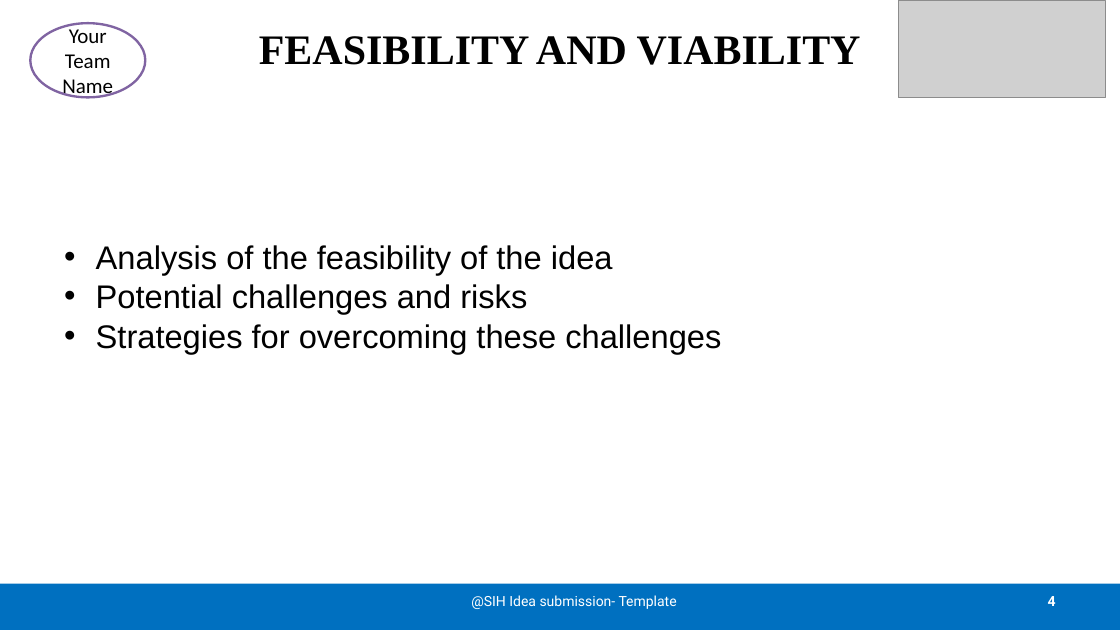
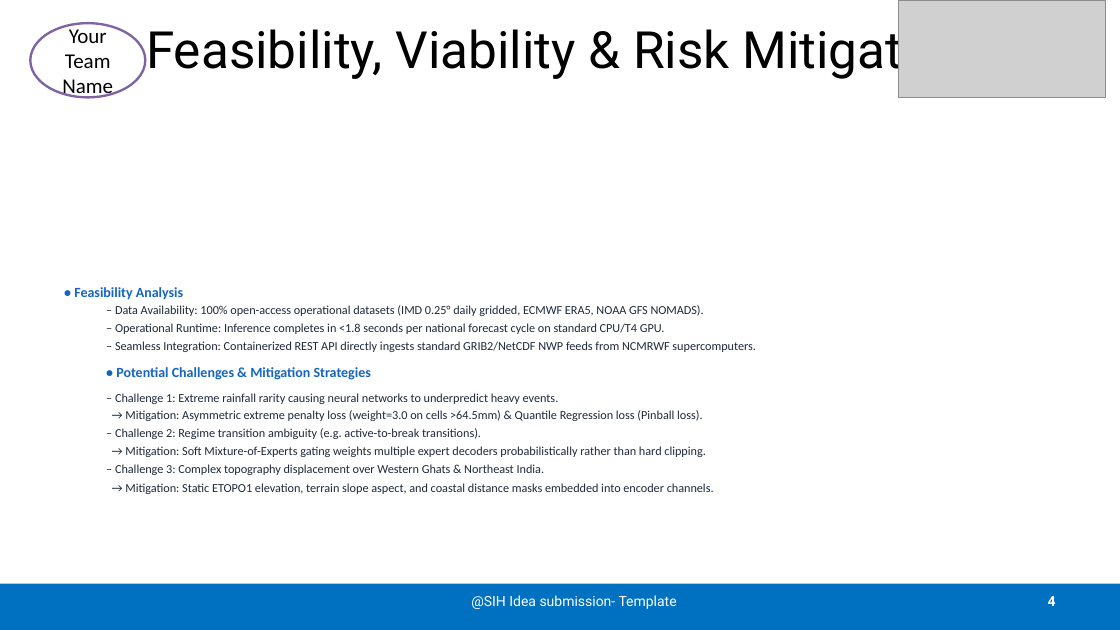
Before and after one commit to lowkeyd3v/rainwise-ps26080, a slide deck: slide 4 of SIH2026-IDEA-Presentation-Format.pptx. Drawn at 1120x630 pixels with LibreOffice and Linux fonts; fonts in the diff are those of the drawing; grey boxes stand for pictures. Boxes give left, top, right and bottom in pixels: in the first picture for what was removed or moved away, otherwise in the second. Text is boxed around its words. In the diff, an @@ line names an element or a change of style, - is before the commit and + after.

Commit message:
docs: complete official SIH 2026 idea presentation PPTX for PS 26080

```diff
--- a/SIH2026-IDEA-Presentation-Format.pptx
+++ b/SIH2026-IDEA-Presentation-Format.pptx
@@ title at (146, 21, 972, 81): text changed; size 36 to 44 pt; font Times New Roman to Roboto; bold off @@
-FEASIBILITY AND VIABILITY
+Feasibility, Viability & Risk Mitigation
@@ text at (74, 287, 755, 494): text changed; size 28 to 10.5 pt; font Arial to Calibri; text colour #000000 to #1E293B @@
-• Analysis of the feasibility of the idea
-• Potential challenges and risks
-• Strategies for overcoming these challenges
+• Feasibility Analysis
+  – Data Availability: 100% open-access operational datasets (IMD 0.25° daily gridded, ECMWF ERA5, NOAA GFS NOMADS).
+  – Operational Runtime: Inference completes in <1.8 seconds per national forecast cycle on standard CPU/T4 GPU.
+  – Seamless Integration: Containerized REST API directly ingests standard GRIB2/NetCDF NWP feeds from NCMRWF supercomputers.
+• Potential Challenges & Mitigation Strategies
+  – Challenge 1: Extreme rainfall rarity causing neural networks to underpredict heavy events.
+  → Mitigation: Asymmetric extreme penalty loss (weight=3.0 on cells >64.5mm) & Quantile Regression loss (Pinball loss).
+  – Challenge 2: Regime transition ambiguity (e.g. active-to-break transitions).
+  → Mitigation: Soft Mixture-of-Experts gating weights multiple expert decoders probabilistically rather than hard clipping.
+  – Challenge 3: Complex topography displacement over Western Ghats & Northeast India.
+  → Mitigation: Static ETOPO1 elevation, terrain slope aspect, and coastal distance masks embedded into encoder channels.
```
Also in this commit, not shown: 5 other slides changed, 1 slide removed.
